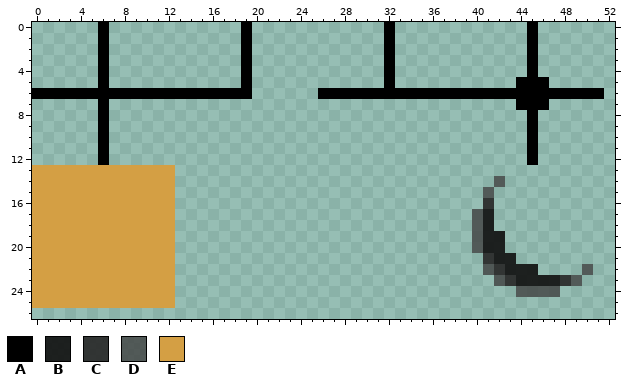
Pixel-art file: resource/board-atlas.aseprite. The picture above was drawn from the file before the commit.
64x32 pixels, 1 frame. Shown: x 0..52, y 0..26.
Visible layers, top first: "Layer 2", "Layer 1".
Palette (. is transparent): A #000000  B #151515ef  C #2a2a2aec  D #424242ce  E #d49f44
Pixels before, first column x 0:
 0 ......A............A............A............A......
 1 ......A............A............A............A......
 2 ......A............A............A............A......
 3 ......A............A............A............A......
 4 ......A............A............A............A......
 5 ......A............A............A...........AAA.....
 6 AAAAAAAAAAAAAAAAAAAA......AAAAAAAAAAAAAAAAAAAAAAAAAA
 7 ......A.....................................AAA.....
 8 ......A......................................A......
 9 ......A......................................A......
10 ......A......................................A......
11 ......A......................................A......
12 ......A......................................A......
13 EEEEEEEEEEEEE.......................................
14 EEEEEEEEEEEEE.............................D.........
15 EEEEEEEEEEEEE............................D..........
16 EEEEEEEEEEEEE............................C..........
17 EEEEEEEEEEEEE...........................DB..........
18 EEEEEEEEEEEEE...........................DB..........
19 EEEEEEEEEEEEE...........................DBB.........
20 EEEEEEEEEEEEE...........................DBB.........
21 EEEEEEEEEEEEE............................CBB........
22 EEEEEEEEEEEEE............................DCBBB....D.
23 EEEEEEEEEEEEE.............................DCBBBBCD..
24 EEEEEEEEEEEEE...............................DDDD....
25 EEEEEEEEEEEEE.......................................
After the commit:
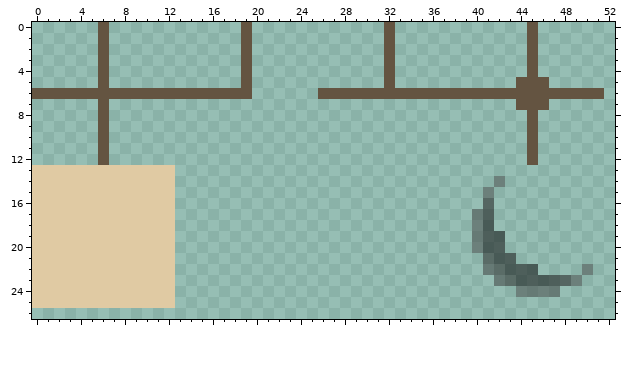
Diff:
colour A: #000000 -> #645441
colour B: #151515ef -> #1515158f
colour C: #2a2a2aec -> #2a2a2a8e
colour D: #424242ce -> #4242427f
colour E: #d49f44 -> #e0caa3
Changed places in both pictures, as pixel boxes (x1, y1, x2, y2):
changed: (32, 22, 252, 308)
changed: (318, 22, 604, 297)
